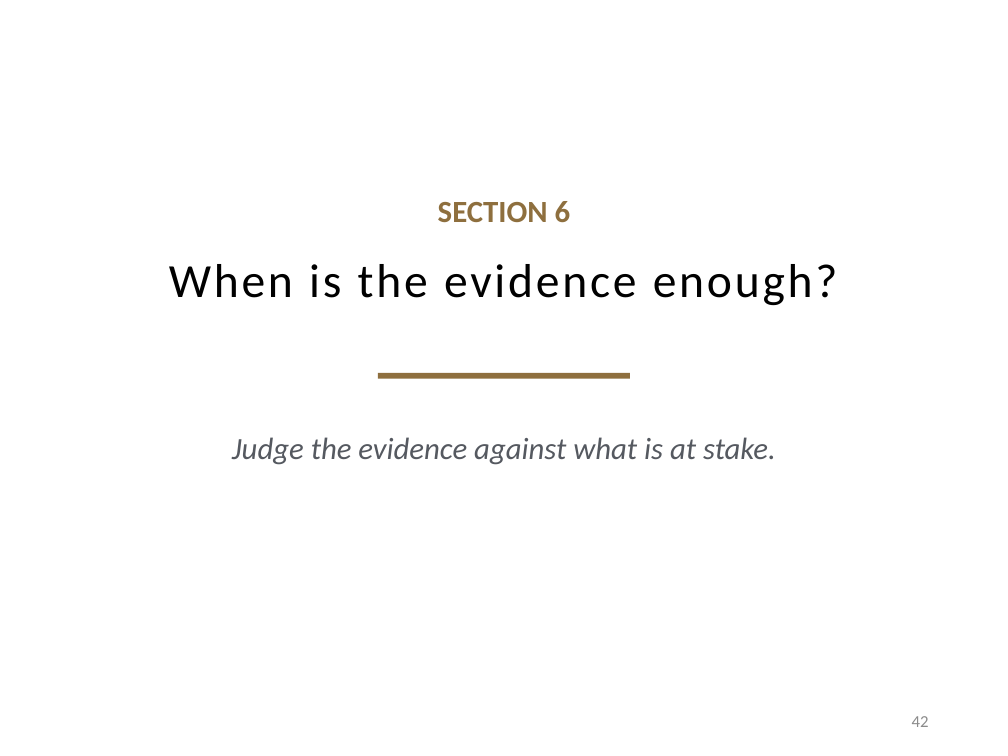
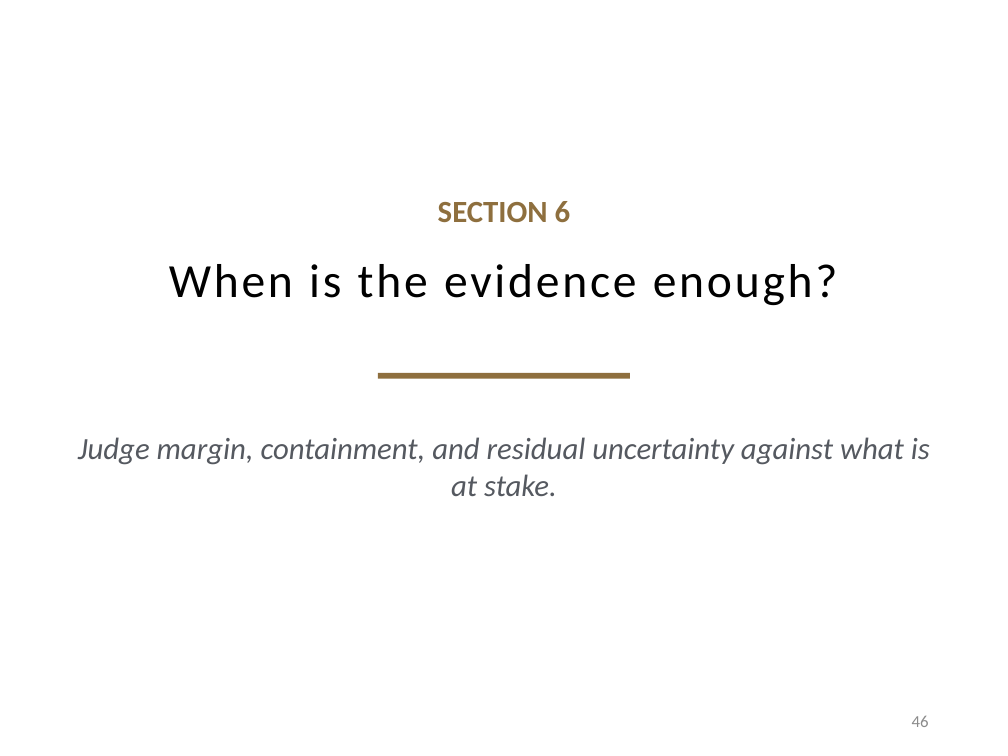
Before and after one commit to davisjam/model-based-agentic-software-engineering, a slide deck: slide 46 of course/lectures/act-1-foundations/08-validation/1-8-Validation.pptx (slide 42 before the commit). Drawn at 1008x756 pixels with LibreOffice and Linux fonts; fonts in the diff are those of the drawing; background and template pictures are left out. Boxes give left, top, right and bottom in pixels: in the first picture for what was removed or moved away, otherwise in the second. Text is boxed around its words. In the diff, an @@ line names an element or a change of style, - is before the commit and + after.

```diff
--- a/course/lectures/act-1-foundations/08-validation/1-8-Validation.pptx
+++ b/course/lectures/act-1-foundations/08-validation/1-8-Validation.pptx
@@ text at (78,437,930,496): text changed @@
-Judge the evidence against what is at stake.
+Judge margin, containment, and residual uncertainty against what is at stake.
@@ page number at (912,716,929,727): text changed @@
-42
+46
```
Also in this commit, not shown: 22 other slides changed, 15 slides added, 7 slides removed.
